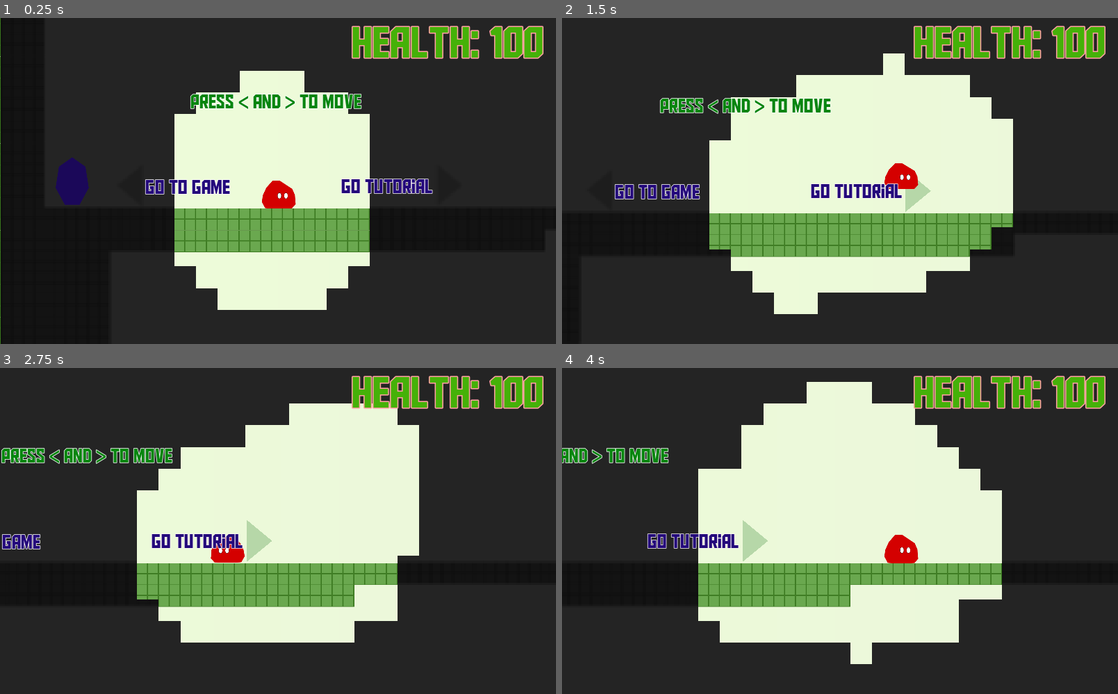
Above: before the commit, frames 1-4 (two rows, left to right).
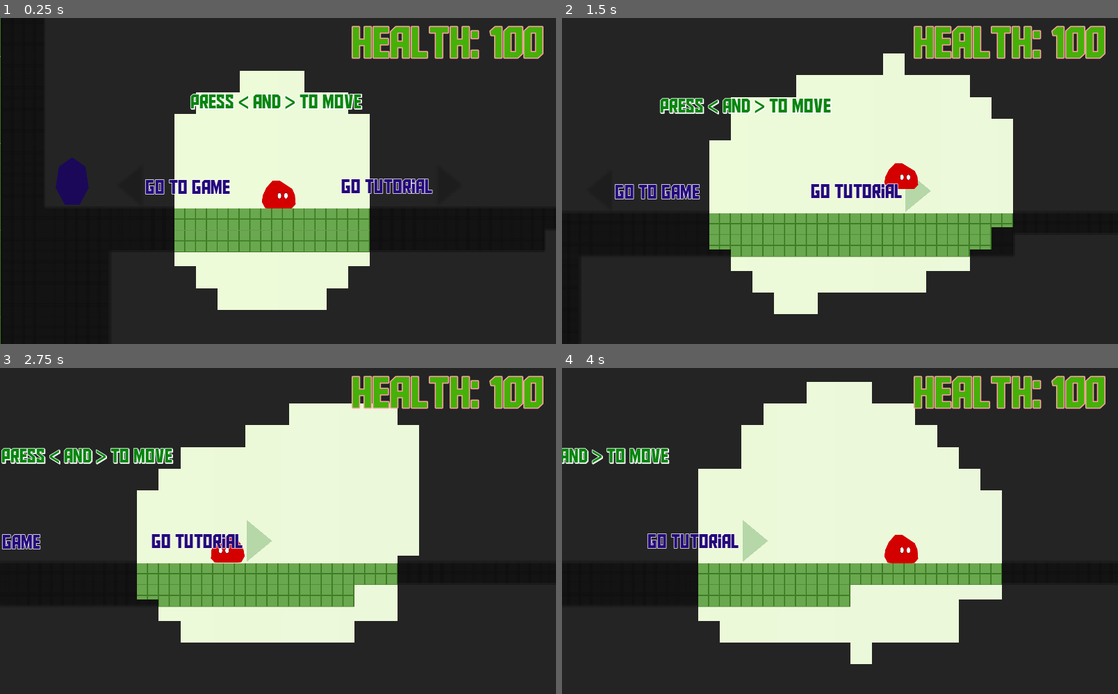
Above: after the commit, the same moments.

Repository: glitchcore/comfort
Game: Godot game, scene res://Scenes/BaseLevel.tscn
The game is run twice, just before and just after one commit, with the same random seed, the same clock (stepped at 60 frames per second) and the same inputs.
Inputs:
- Up to frame 1 (0.25 s): no input
- Up to frame 2 (1.5 s): tap Space (jump) at 0.5, 0.77, 1.25 s; hold Right (ui_right) from 0.53 s (still down)
- Up to frame 3 (2.75 s): tap Space (jump) at 1.52, 2 s; release Right (ui_right) at 2.03 s; hold Left (ui_left) from 2.03 s (still down)
- Up to frame 4 (4 s): tap Space (jump) at 2.75, 3.02, 3.5, 3.77 s; release Left (ui_left) at 2.78 s; hold Right (ui_right) from 2.78 s (still down)

The runs differ from the first frame. In frame 1, 0.1% of the frame differs, in the area x 34-66%, y 23-29%; in frame 2, 0.2%; in frame 3, 0.3%, in the area x 0-32%, y 24-30%; in frame 4, 0.2%.

Commit message:
text shadow

Diff:
--- a/Scenes/BaseLevel.tscn
+++ b/Scenes/BaseLevel.tscn
@@ -447,6 +447,8 @@
 margin_right = 3172.0
 margin_bottom = -1721.0
 custom_colors/font_color = Color( 0.027451, 0.521569, 0.0588235, 1 )
+custom_colors/font_outline_modulate = Color( 1, 1, 1, 1 )
+custom_colors/font_color_shadow = Color( 1, 1, 1, 1 )
 custom_fonts/font = SubResource( 8 )
 text = "You are in the comfort zone"
 
@@ -456,6 +458,8 @@
 margin_right = 682.0
 margin_bottom = -1519.0
 custom_colors/font_color = Color( 0.027451, 0.521569, 0.0588235, 1 )
+custom_colors/font_outline_modulate = Color( 1, 1, 1, 1 )
+custom_colors/font_color_shadow = Color( 1, 1, 1, 1 )
 custom_fonts/font = SubResource( 8 )
 text = "Press < and > to move"
 
@@ -465,6 +469,8 @@
 margin_right = 2187.0
 margin_bottom = -1508.0
 custom_colors/font_color = Color( 0.027451, 0.521569, 0.0588235, 1 )
+custom_colors/font_outline_modulate = Color( 1, 1, 1, 1 )
+custom_colors/font_color_shadow = Color( 1, 1, 1, 1 )
 custom_fonts/font = SubResource( 8 )
 text = "Press space to jump"
 
@@ -474,6 +480,8 @@
 margin_right = 4356.0
 margin_bottom = -1706.0
 custom_colors/font_color = Color( 0.027451, 0.521569, 0.0588235, 1 )
+custom_colors/font_outline_modulate = Color( 1, 1, 1, 1 )
+custom_colors/font_color_shadow = Color( 1, 1, 1, 1 )
 custom_fonts/font = SubResource( 8 )
 text = "Your comfort zone follows you..."
 
@@ -483,6 +491,8 @@
 margin_right = 5120.0
 margin_bottom = -1849.0
 custom_colors/font_color = Color( 0.027451, 0.521569, 0.0588235, 1 )
+custom_colors/font_outline_modulate = Color( 1, 1, 1, 1 )
+custom_colors/font_color_shadow = Color( 1, 1, 1, 1 )
 custom_fonts/font = SubResource( 8 )
 text = "...ALMOST forewer"
 
@@ -492,6 +502,8 @@
 margin_right = 5696.0
 margin_bottom = -1565.0
 custom_colors/font_color = Color( 0.027451, 0.521569, 0.0588235, 1 )
+custom_colors/font_outline_modulate = Color( 1, 1, 1, 1 )
+custom_colors/font_color_shadow = Color( 1, 1, 1, 1 )
 custom_fonts/font = SubResource( 8 )
 text = "Sometimes you
 have to leave
@@ -505,6 +517,8 @@
 margin_right = 4982.0
 margin_bottom = -999.0
 custom_colors/font_color = Color( 0.027451, 0.521569, 0.0588235, 1 )
+custom_colors/font_outline_modulate = Color( 1, 1, 1, 1 )
+custom_colors/font_color_shadow = Color( 1, 1, 1, 1 )
 custom_fonts/font = SubResource( 8 )
 text = "...not for long"
 
@@ -514,6 +528,8 @@
 margin_right = 3962.0
 margin_bottom = -1024.0
 custom_colors/font_color = Color( 0.027451, 0.521569, 0.0588235, 1 )
+custom_colors/font_outline_modulate = Color( 1, 1, 1, 1 )
+custom_colors/font_color_shadow = Color( 1, 1, 1, 1 )
 custom_fonts/font = SubResource( 8 )
 text = "Enemies achead!
 Stay in comfort zone!"
@@ -524,6 +540,8 @@
 margin_right = 3156.0
 margin_bottom = -1026.0
 custom_colors/font_color = Color( 0.027451, 0.521569, 0.0588235, 1 )
+custom_colors/font_outline_modulate = Color( 1, 1, 1, 1 )
+custom_colors/font_color_shadow = Color( 1, 1, 1, 1 )
 custom_fonts/font = SubResource( 8 )
 text = "Move slowly -
 enemy stays out of zone"
@@ -534,6 +552,8 @@
 margin_right = 2352.0
 margin_bottom = -1008.0
 custom_colors/font_color = Color( 0.027451, 0.521569, 0.0588235, 1 )
+custom_colors/font_outline_modulate = Color( 1, 1, 1, 1 )
+custom_colors/font_color_shadow = Color( 1, 1, 1, 1 )
 custom_fonts/font = SubResource( 8 )
 text = "Enemy inside zone dosen't hert you
 Push enemy to kill it"
@@ -544,6 +564,8 @@
 margin_right = 1572.0
 margin_bottom = -1005.0
 custom_colors/font_color = Color( 0.027451, 0.521569, 0.0588235, 1 )
+custom_colors/font_outline_modulate = Color( 1, 1, 1, 1 )
+custom_colors/font_color_shadow = Color( 1, 1, 1, 1 )
 custom_fonts/font = SubResource( 8 )
 text = "Be careful out of comfort zone!"
 
